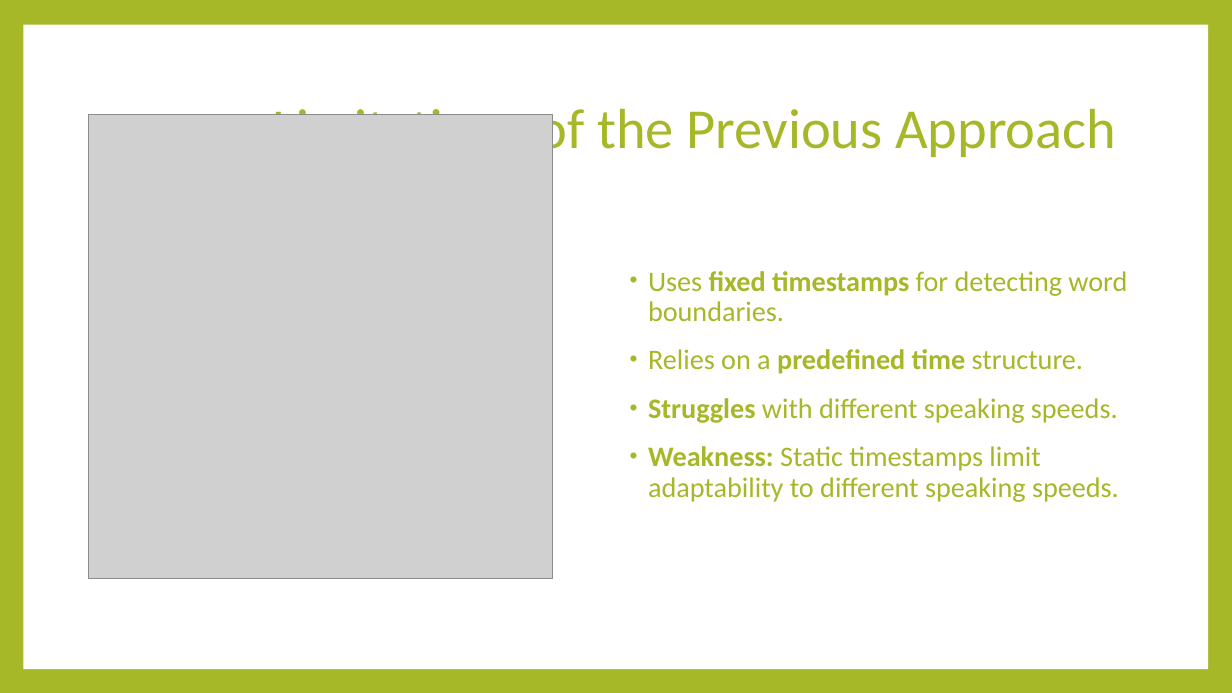
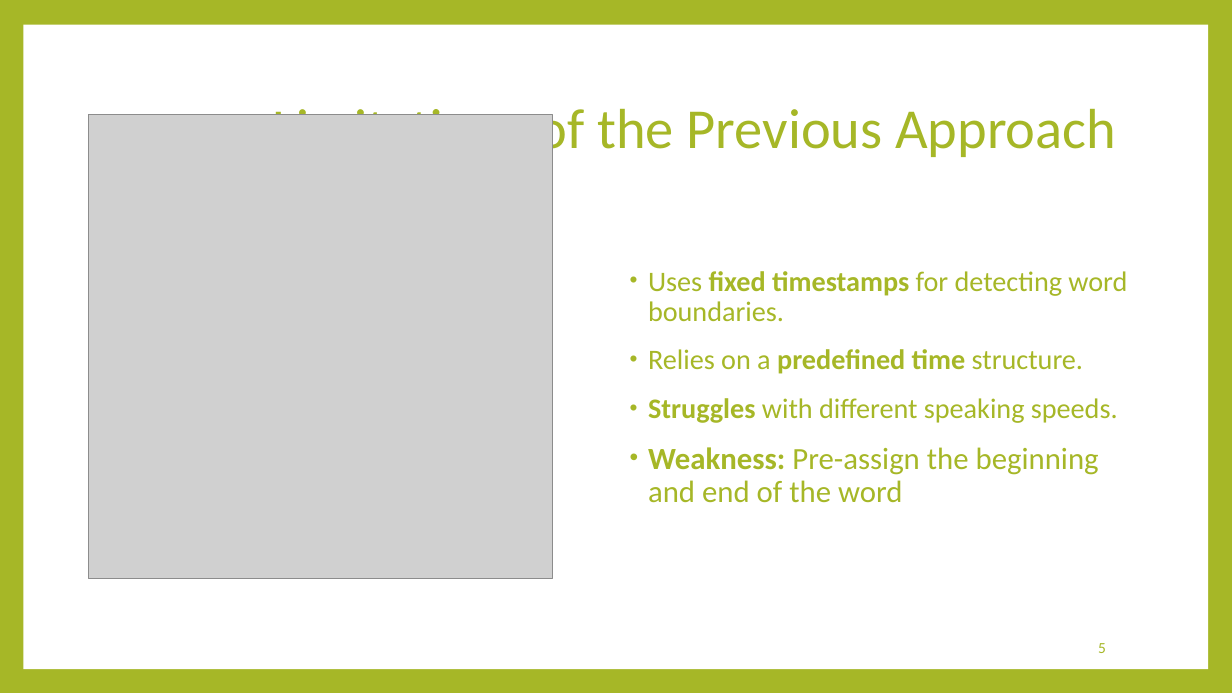
Before and after one commit to majdsalameh1211/VisoSpeak, a slide deck: slide 5 of Phase 1 Presentation.pptx. Drawn at 1232x693 pixels with LibreOffice and Linux fonts; fonts in the diff are those of the drawing; grey boxes stand for pictures. Boxes give left, top, right and bottom in pixels: in the first picture for what was removed or moved away, otherwise in the second. Text is boxed around its words. In the diff, an @@ line names an element or a change of style, - is before the commit and + after.

```diff
--- a/Phase 1 Presentation.pptx
+++ b/Phase 1 Presentation.pptx
@@ text at [648, 447, 1099, 503]: text changed; size 22 to 24 pt @@
-• Weakness: Static timestamps limit adaptability to different speaking speeds.
+• Weakness: Pre-assign the beginning and end of the word
@@ page number added at [1098, 643, 1106, 653], 12 pt, text #A6B727 @@
+5
```
Also in this commit, not shown: 20 other slides changed, 2 slides added, 5 slides removed.
